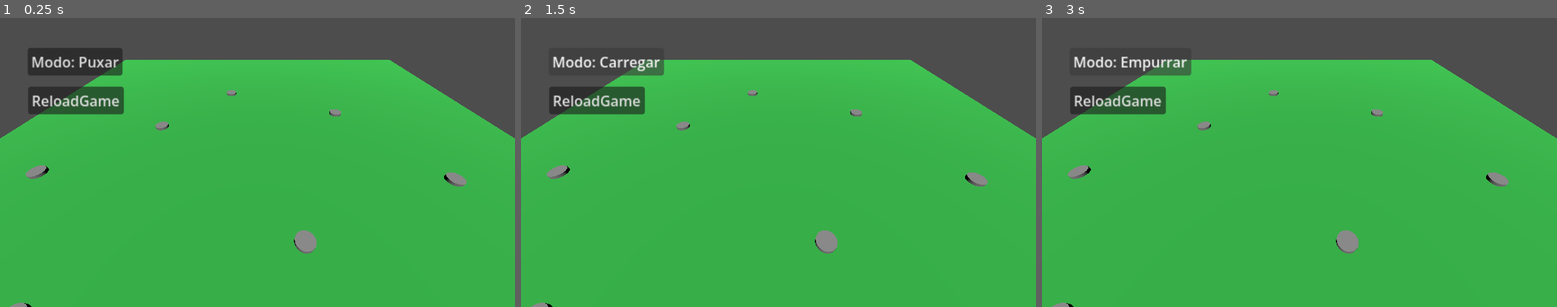
Above: before the commit, frames 1-3 (left to right).
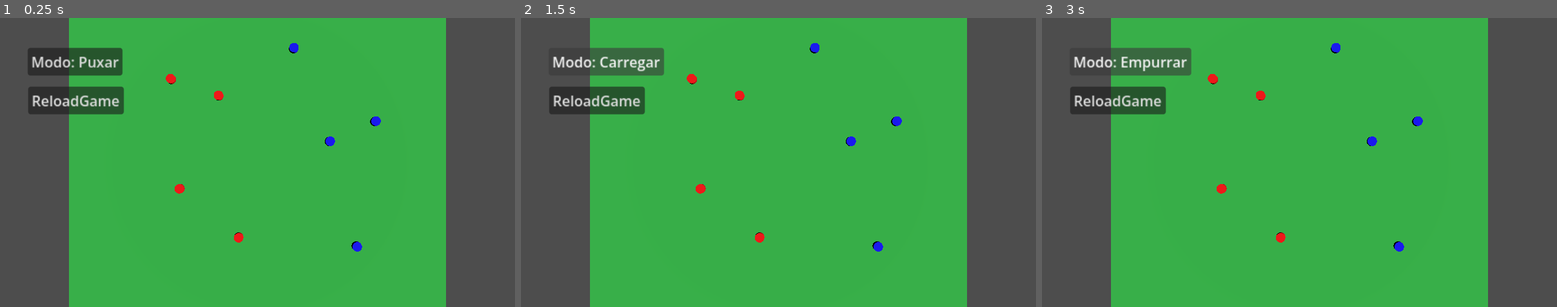
Above: after the commit, the same moments.

Repository: PelvicPsycho/ultimate-botao
Game: Godot game, scene res://Scenes/main.tscn
The game is run twice, just before and just after one commit, with the same random seed, the same clock (stepped at 60 frames per second) and the same inputs.
Inputs:
- Up to frame 1 (0.25 s): no input
- Up to frame 2 (1.5 s): click "Modo: Puxar" at 0.5 s; click "Modo: Empurrar" at 1.25 s
- Up to frame 3 (3 s): click "Modo: Carregar" at 2 s; click "Modo: Puxar" at 2.75 s

The runs differ from the first frame. In frame 1, 30% of the frame differs, in the area x 0-100%, y 0-100%; in frame 2, 30%; in frame 3, 30%.

Commit message:
divisao das equipes (vermelho na esquerda da camera, azul direita)

Diff:
--- a/Scenes/main.tscn
+++ b/Scenes/main.tscn
@@ -26,7 +26,7 @@
 shape = SubResource("BoxShape3D_bo1nx")
 
 [node name="Camera3D" type="Camera3D" parent="." unique_id=1253175979]
-transform = Transform3D(1, 0, 0, 0, 0.712663, 0.70150656, 0, -0.70150656, 0.712663, 0, 4.4737644, 5.6491303)
+transform = Transform3D(-4.371139e-08, 1, 4.371139e-08, 0, -4.371139e-08, 1, 1, 4.371139e-08, 1.9106855e-15, 0, 10, 0)
 
 [node name="DirectionalLight3D" type="DirectionalLight3D" parent="." unique_id=726548517]
 transform = Transform3D(1, 0, 0, 0, 0.5333636, 0.8458861, 0, -0.8458861, 0.5333636, 0, 15.213234, 10.093478)
@@ -53,7 +53,7 @@
 transform = Transform3D(1, 0, 0, 0, 1, 0, 0, 0, 1, -1.3825645, 0.06965332, -4.1011376)
 
 [node name="Peca8" parent="." unique_id=847503100 instance=ExtResource("1_jjgbg")]
-transform = Transform3D(1, 0, 0, 0, 1, 0, 0, 0, 1, -6.96764, 0.06965332, 1.6024246)
+transform = Transform3D(1, 0, 0, 0, 1, 0, 0, 0, 1, 4.403015, 0.06965332, -4.5541105)
 
 [node name="CanvasLayer" type="CanvasLayer" parent="." unique_id=389019415]
 
--- a/Scenes/peca.gd
+++ b/Scenes/peca.gd
@@ -25,8 +25,30 @@
 
 @onready var mira_pivot: Node3D = $MiraPivot
 
+#Times possíveis no campo
+enum Team {Team1,Team2}
+@export var team: Team
+
+#material da peça
+@onready var mesh = $MeshInstance3D
+
+#declara time
+func declara_time():
+	var material = StandardMaterial3D.new()
+
+	if position.z < 0:
+		team = Team.Team1
+		material.albedo_color = Color(1, 0, 0) # vermelho
+
+	else:
+		team = Team.Team2;
+		material.albedo_color = Color(0, 0, 1) # azul
+
+	mesh.material_override = material
+
 func _ready() -> void:
 	mira_pivot.visible = false
+	declara_time()
 
 # ==========================================
 # LOOP DE TEMPO (Necessário para o Modo 3)
